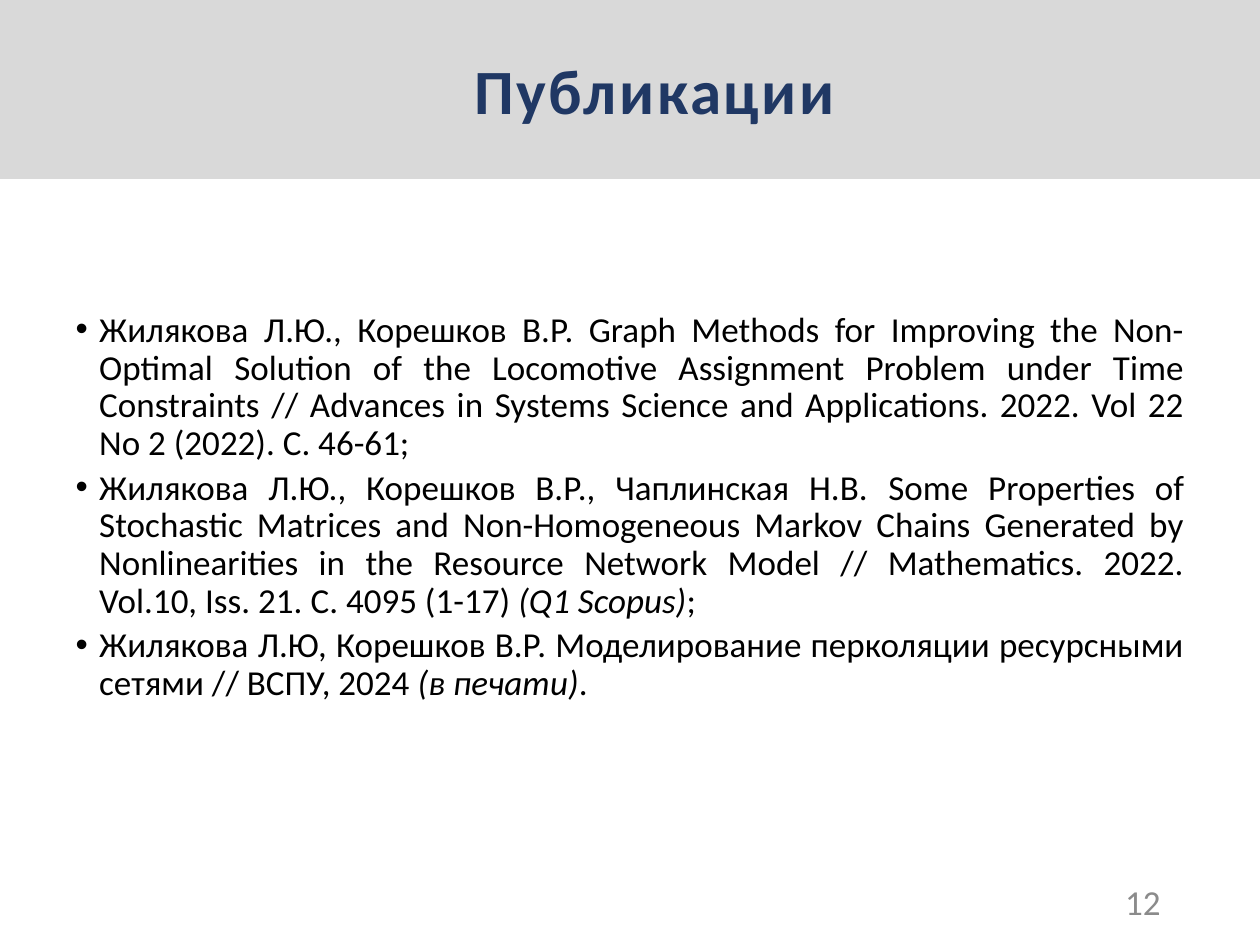
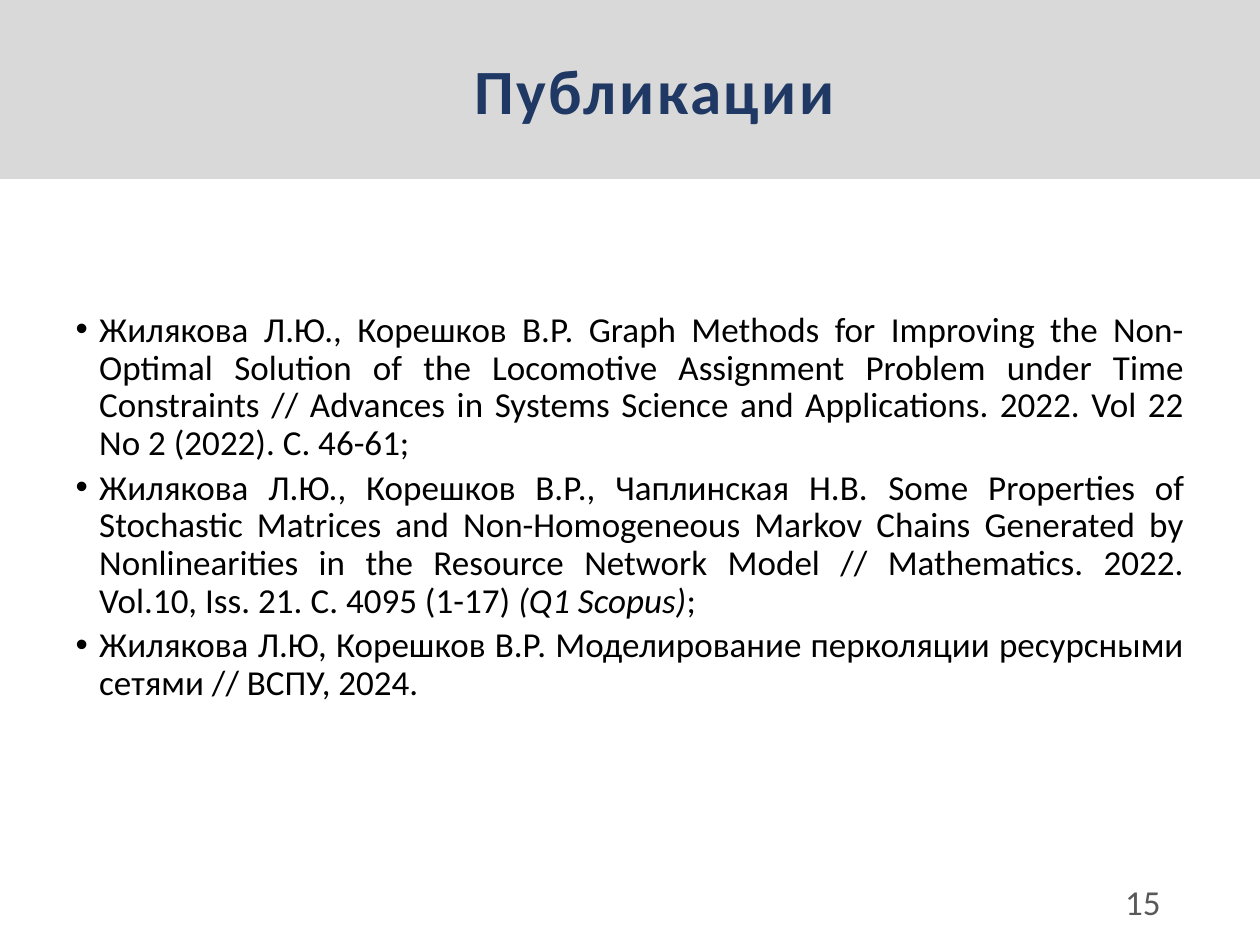
Before and after one commit to heinwol/master-thesis, a slide deck: slide 15 of presentation/Корешков НИР.pptx (slide 12 before the commit). Drawn at 1260x945 pixels with LibreOffice and Linux fonts; fonts in the diff are those of the drawing. Boxes give left, top, right and bottom in pixels: in the first picture for what was removed or moved away, otherwise in the second. Text is boxed around its words. In the diff, an @@ line names an element or a change of style, - is before the commit and + after.

Commit message:
feat: final presentation. We're all done

```diff
--- a/presentation/Корешков НИР.pptx
+++ b/presentation/Корешков НИР.pptx
@@ text at (99,634,1183,699): text changed @@
-• Жилякова Л.Ю, Корешков В.Р. Моделирование перколяции ресурсными сетями // ВСПУ, 2024 (в печати).
+• Жилякова Л.Ю, Корешков В.Р. Моделирование перколяции ресурсными сетями // ВСПУ, 2024.
@@ page number at (1125,892,1160,915): text changed; text colour #8C8C8C to #595959 @@
-12
+15
```
Also in this commit, not shown: 2 other slides changed, 6 slides added, 2 slides removed, 1 other file.
